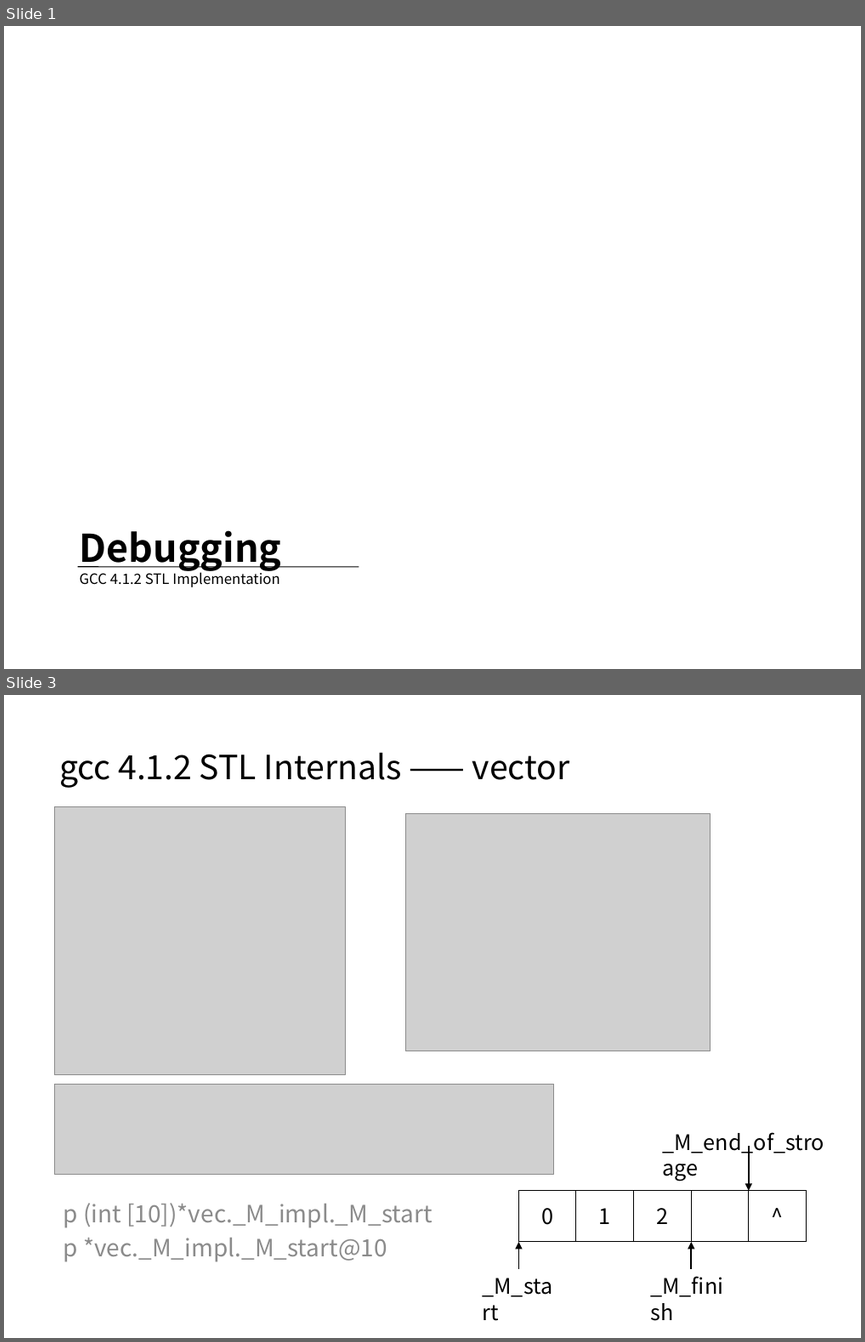
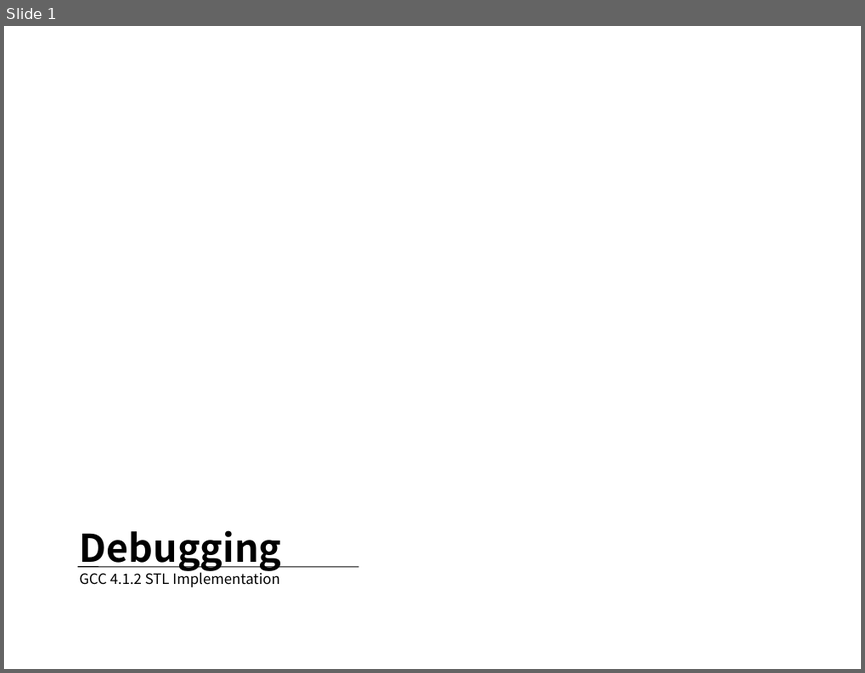
Before and after one commit to mir1128/GDBTraining, a slide deck: session2/Debugging Workshop 2.pptx. Shown one above the other, each under a label of ours: slides 1 and 3 before the commit, slide 1 after it; the slides between them are not shown. The pictures are 865x1342 and 865x673 pixels, drawn with LibreOffice and Linux fonts; fonts in the diff are those of the drawing; grey boxes stand for pictures; background and template pictures are left out. Boxes give left, top, right and bottom in pixels: in the first picture for what was removed or moved away, otherwise in the second. Text is boxed around its words. In the diff, an @@ line names an element or a change of style, - is before the commit and + after.

```diff
--- a/session2/Debugging Workshop 2.pptx
+++ b/session2/Debugging Workshop 2.pptx
@@ slide 3 removed at bbox=[4, 695, 861, 1338], background #FFFFFF @@
@@ text removed at bbox=[59, 752, 570, 788] @@
-gcc 4.1.2 STL Internals —— vector
@@ picture removed at bbox=[54, 807, 345, 1075] @@
@@ picture removed at bbox=[406, 814, 710, 1051] @@
@@ picture removed at bbox=[54, 1084, 554, 1174] @@
@@ text removed at bbox=[64, 1202, 432, 1262] @@
-p (int [10])*vec._M_impl._M_start
-p *vec._M_impl._M_start@10
@@ group removed at bbox=[126, 1132, 824, 1297]: 5 rectangles, 3 arrows, 3 texts @@
-1
-0
-2
-_M_start
-_M_finish
-_M_end_of_stroage
-^
```
Also in this commit, not shown: 1 slide changed, 2 slides added, 9 other slides removed, 8 other files.
